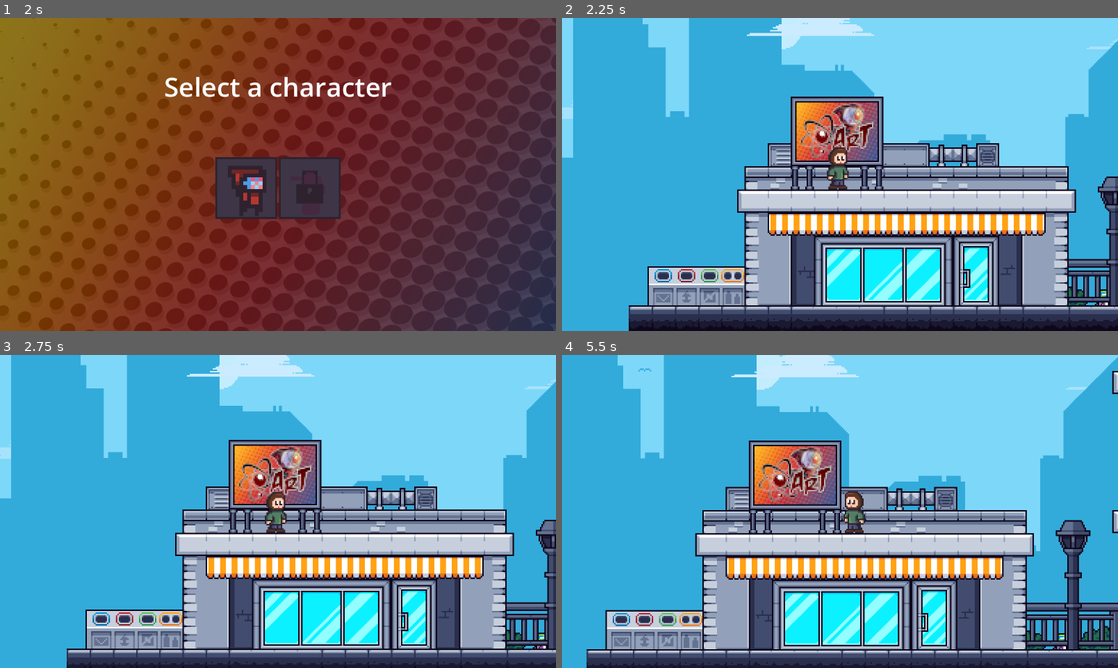
Above: before the commit, frames 1-4 (two rows, left to right).
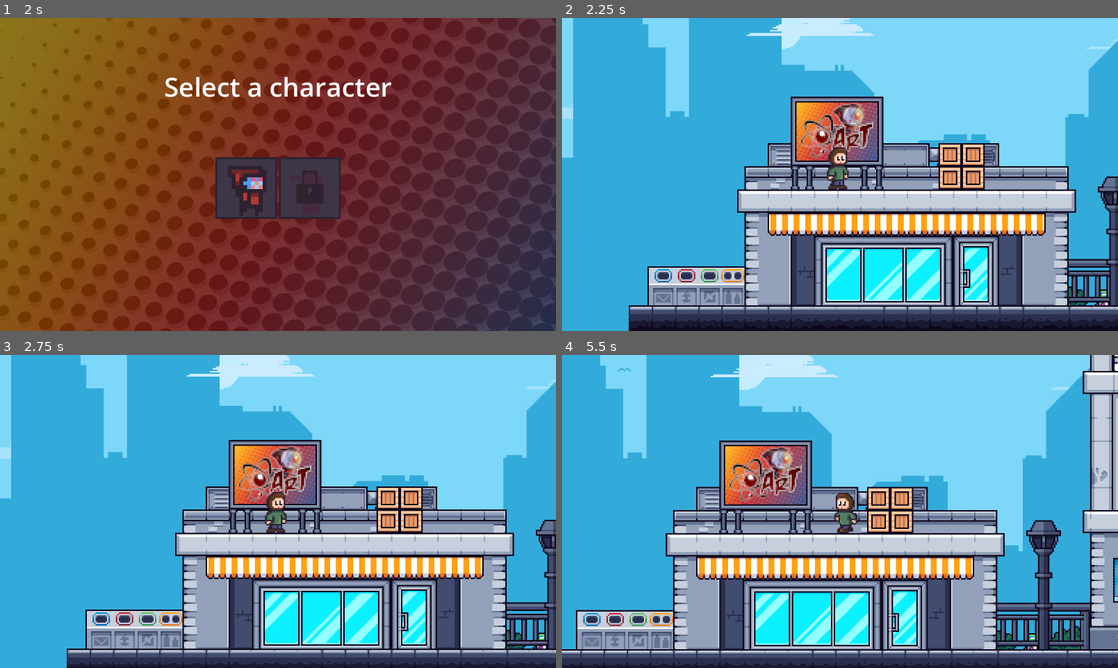
Above: after the commit, the same moments.

Repository: SeveralHerr/AtomicRobot
Game: Godot game, scene res://startscreen.tscn
The game is run twice, just before and just after one commit, with the same random seed, the same clock (stepped at 60 frames per second) and the same inputs.
Inputs (mouse positions are in pixels of both pictures, inside the frame that each line leads up to):
- Up to frame 1 (2 s): tap Enter (ui_accept) at 0.5, 0.77, 1.25, 1.52 s; move the mouse to (400, 158) at 0.52 s; hold F (Attack) 0.53-1.28 s; hold Right (ui_right) from 0.53 s (still down); click (400, 158) at 0.67 s; move the mouse to (166, 190) at 1.27 s; tap F (Attack) at 1.35 s
- Up to frame 2 (2.25 s): release Right (ui_right) at 2 s; click (806, 187) at 2 s
- Up to frame 3 (2.75 s): no input
- Up to frame 4 (5.5 s): move the mouse to (895, 442) at 2.77 s; hold Left (ui_left) 2.78-3.53 s; hold F (Attack) 2.78-3.53 s; move the mouse to (812, 574) at 3.52 s; hold Right (ui_right) 3.53-5.03 s; tap F (Attack) at 3.6, 5.1 s; click (812, 574) at 3.67 s; tap Enter (ui_accept) at 3.77, 4.52, 5.27 s; move the mouse to (1006, 558) at 4.27 s; hold F (Attack) 4.28-5.03 s; move the mouse to (673, 464) at 5.02 s; hold Left (ui_left) from 5.03 s (still down)

Frame 1 is identical in both runs. In frame 2, 1.1% of the frame differs, in the area x 67-77%, y 40-55%; in frame 3, 1.1%; in frame 4, 41%, in the area x 0-100%, y 0-100%.

Commit message:
Added crates

Diff:
--- a/Config.gd
+++ b/Config.gd
@@ -3,3 +3,5 @@
 var cody_unlocked: bool = false
 var cody_selected: bool = false
 var player: Player
+
+signal attack
--- a/Player.gd
+++ b/Player.gd
@@ -2,9 +2,11 @@
 class_name Player
 
 @onready var default_sprite: AnimatedSprite2D = $DefaultSprite
+@onready var area_2d: Area2D = $Area2D
+
 
 const SPEED = 100.0
-const JUMP_VELOCITY = -300.0
+const JUMP_VELOCITY = -600.0
 var state_machine: StateMachine
 
 # Get the gravity from the project settings to be synced with RigidBody nodes.
--- a/game2.tscn
+++ b/game2.tscn
@@ -1,10 +1,11 @@
-[gd_scene load_steps=9 format=4 uid="uid://cpybghw0k54ni"]
+[gd_scene load_steps=10 format=4 uid="uid://cpybghw0k54ni"]
 
 [ext_resource type="TileSet" uid="uid://cdnenrt36tsrv" path="res://Tiles/asset_tiles.tres" id="1_t7arr"]
 [ext_resource type="Texture2D" uid="uid://mkmjflocyl7e" path="res://Tiles/custom_tiles.png" id="2_78e6q"]
 [ext_resource type="PackedScene" uid="uid://csmg52xs05d1e" path="res://player.tscn" id="2_v1ia2"]
 [ext_resource type="PackedScene" uid="uid://n5akfit43i" path="res://scenes/car.tscn" id="3_23fhp"]
 [ext_resource type="PackedScene" uid="uid://bukxpahwrlpsq" path="res://scenes/enemy.tscn" id="3_io0m7"]
+[ext_resource type="PackedScene" uid="uid://bsmabxobj7kwp" path="res://scenes/crate.tscn" id="6_kx8su"]
 
 [sub_resource type="AtlasTexture" id="AtlasTexture_kwxwe"]
 atlas = ExtResource("2_78e6q")
@@ -128,6 +129,7 @@
 
 [node name="Player" parent="." instance=ExtResource("2_v1ia2")]
 position = Vector2(81, 15)
+collision_mask = 3
 
 [node name="Camera2D" type="Camera2D" parent="Player"]
 position = Vector2(2, 8)
@@ -139,6 +141,18 @@
 [node name="Car" parent="." instance=ExtResource("3_23fhp")]
 position = Vector2(1500, 92)
 
+[node name="Crate" parent="." instance=ExtResource("6_kx8su")]
+position = Vector2(159, 19)
+
+[node name="Crate2" parent="." instance=ExtResource("6_kx8su")]
+position = Vector2(175, 19)
+
+[node name="Crate3" parent="." instance=ExtResource("6_kx8su")]
+position = Vector2(159, 3)
+
+[node name="Crate4" parent="." instance=ExtResource("6_kx8su")]
+position = Vector2(175, 3)
+
 [node name="Parallax2D6" type="Parallax2D" parent="."]
 visible = false
 repeat_size = Vector2(440, 0)
--- a/player.tscn
+++ b/player.tscn
@@ -1,14 +1,10 @@
-[gd_scene load_steps=18 format=3 uid="uid://csmg52xs05d1e"]
+[gd_scene load_steps=19 format=3 uid="uid://csmg52xs05d1e"]
 
 [ext_resource type="Script" path="res://Player.gd" id="1_ncv2v"]
 [ext_resource type="Texture2D" uid="uid://btcwsgnp27tx6" path="res://images/Sprite-0001.png" id="1_rc65t"]
 
 [sub_resource type="RectangleShape2D" id="RectangleShape2D_qa0j5"]
 size = Vector2(14, 28)
-
-[sub_resource type="AtlasTexture" id="AtlasTexture_1npsc"]
-atlas = ExtResource("1_rc65t")
-region = Rect2(368, 48, 32, 32)
 
 [sub_resource type="AtlasTexture" id="AtlasTexture_fi2y2"]
 atlas = ExtResource("1_rc65t")
@@ -17,6 +13,10 @@
 [sub_resource type="AtlasTexture" id="AtlasTexture_c4swc"]
 atlas = ExtResource("1_rc65t")
 region = Rect2(336, 48, 32, 32)
+
+[sub_resource type="AtlasTexture" id="AtlasTexture_1npsc"]
+atlas = ExtResource("1_rc65t")
+region = Rect2(368, 48, 32, 32)
 
 [sub_resource type="AtlasTexture" id="AtlasTexture_hfd04"]
 atlas = ExtResource("1_rc65t")
@@ -49,9 +49,6 @@
 [sub_resource type="SpriteFrames" id="SpriteFrames_vt1uo"]
 animations = [{
 "frames": [{
-"duration": 1.3,
-"texture": SubResource("AtlasTexture_1npsc")
-}, {
 "duration": 0.4,
 "texture": SubResource("AtlasTexture_fi2y2")
 }, {
@@ -132,6 +129,9 @@
 "speed": 5.0
 }]
 
+[sub_resource type="CircleShape2D" id="CircleShape2D_sv8s5"]
+radius = 14.0
+
 [node name="Player" type="CharacterBody2D"]
 script = ExtResource("1_ncv2v")
 
@@ -141,7 +141,7 @@
 
 [node name="DefaultSprite" type="AnimatedSprite2D" parent="."]
 sprite_frames = SubResource("SpriteFrames_vt1uo")
-animation = &"Walk"
+animation = &"Attack"
 autoplay = "idle"
 
 [node name="CodySprite" type="AnimatedSprite2D" parent="."]
@@ -150,3 +150,12 @@
 animation = &"idle"
 autoplay = "idle"
 frame_progress = 0.165181
+
+[node name="Area2D" type="Area2D" parent="."]
+collision_layer = 2
+collision_mask = 2
+monitorable = false
+
+[node name="CollisionShape2D" type="CollisionShape2D" parent="Area2D"]
+position = Vector2(6, 0)
+shape = SubResource("CircleShape2D_sv8s5")
--- /dev/null
+++ b/scenes/crate.tscn
@@ -0,0 +1,49 @@
+[gd_scene load_steps=8 format=3 uid="uid://bsmabxobj7kwp"]
+
+[ext_resource type="Script" path="res://scripts/crate.gd" id="1_kpojm"]
+[ext_resource type="Texture2D" uid="uid://mkmjflocyl7e" path="res://Tiles/custom_tiles.png" id="2_lemnb"]
+
+[sub_resource type="AtlasTexture" id="AtlasTexture_vw3tj"]
+atlas = ExtResource("2_lemnb")
+region = Rect2(144, 80, 16, 16)
+
+[sub_resource type="AtlasTexture" id="AtlasTexture_e1sgn"]
+atlas = ExtResource("2_lemnb")
+region = Rect2(160, 64, 16, 16)
+
+[sub_resource type="AtlasTexture" id="AtlasTexture_7ef8a"]
+atlas = ExtResource("2_lemnb")
+region = Rect2(176, 64, 16, 16)
+
+[sub_resource type="AtlasTexture" id="AtlasTexture_6m5t2"]
+atlas = ExtResource("2_lemnb")
+region = Rect2(192, 64, 16, 16)
+
+[sub_resource type="RectangleShape2D" id="RectangleShape2D_c6n0k"]
+size = Vector2(16, 16)
+
+[node name="Crate" type="Node2D"]
+script = ExtResource("1_kpojm")
+
+[node name="NormalCrateSprite" type="Sprite2D" parent="."]
+texture = SubResource("AtlasTexture_vw3tj")
+
+[node name="Crack1Sprite" type="Sprite2D" parent="."]
+visible = false
+texture = SubResource("AtlasTexture_e1sgn")
+
+[node name="Crack2Sprite" type="Sprite2D" parent="."]
+visible = false
+texture = SubResource("AtlasTexture_7ef8a")
+
+[node name="Sprite2D4" type="Sprite2D" parent="."]
+visible = false
+texture = SubResource("AtlasTexture_6m5t2")
+
+[node name="Area2D" type="Area2D" parent="."]
+collision_layer = 2
+collision_mask = 2
+monitoring = false
+
+[node name="CollisionShape2D" type="CollisionShape2D" parent="Area2D"]
+shape = SubResource("RectangleShape2D_c6n0k")
--- /dev/null
+++ b/scripts/crate.gd
@@ -0,0 +1,28 @@
+extends Node2D
+class_name Crate
+
+@onready var normal_crate_sprite: Sprite2D = $NormalCrateSprite
+@onready var crack_1_sprite: Sprite2D = $Crack1Sprite
+@onready var crack_2_sprite: Sprite2D = $Crack2Sprite
+@onready var area_2d: Area2D = $Area2D
+
+var hits: int = 0
+var shaker: Shaker
+
+func _ready() -> void:
+	shaker = Shaker.new(self)
+
+func _process(delta: float) -> void:
+	shaker.process(delta)
+
+
+func receive_hit() -> void:
+	shaker.apply_shake(2)
+	if hits == 0:
+		crack_1_sprite.show()
+	elif hits == 1:
+		crack_2_sprite.show()
+	elif hits == 2:
+		queue_free()
+
+	hits += 1
--- /dev/null
+++ b/scripts/shake.gd
@@ -0,0 +1,40 @@
+extends Node2D
+class_name Shaker
+
+@export var randomStrength: float = 30.0
+@export var shakeFade: float = 10.0
+
+var rng = RandomNumberGenerator.new()
+var shake_strength: float = 0.0
+var obj: Node2D
+var original_position: Vector2
+var is_shaking: bool = false
+var shake_duration: float = 1.0
+var elapsed_time: float = 0.0
+
+func _init(new_obj: Node2D) -> void:
+	obj = new_obj
+	original_position = obj.position
+
+func apply_shake(_randomStrength: float = 1.0, _duration: float = 1.0):
+	shake_strength = _randomStrength
+	shake_duration = _duration
+	elapsed_time = 0.0
+	is_shaking = true
+
+func process(delta: float) -> void:
+	if is_shaking:
+		elapsed_time += delta
+
+		if elapsed_time < shake_duration:
+			# Apply shake effect
+			shake_strength = lerpf(shake_strength, 0, shakeFade * delta)
+			obj.position.x = original_position.x + randomOffset()
+			obj.position.y = original_position.y + randomOffset()
+		else:
+			# Restore the original position and stop shaking
+			obj.position = original_position
+			is_shaking = false
+
+func randomOffset() -> float:
+	return rng.randf_range(-shake_strength, shake_strength)
--- a/scripts/states/attack_state.gd
+++ b/scripts/states/attack_state.gd
@@ -4,10 +4,21 @@
 func enter_state(player: Player) -> void:
 	player.default_sprite.play("Attack")
 	_handle_offset(player, 1)
+
+	player.area_2d.monitoring = true
 	player.default_sprite.animation_finished.connect(_on_animation_finished)
+
+	await player.get_tree().create_timer(0.1).timeout
+	var areas = Config.player.area_2d.get_overlapping_areas()
+	for area in areas:
+		var parent = area.get_parent()
+		if parent is Crate:
+			parent.receive_hit()
 
 func exit_state(player: Player) -> void:
 	_handle_offset(player, -1)
+
+	player.area_2d.monitoring = false
 	player.default_sprite.animation_finished.disconnect(_on_animation_finished)
 
 func _on_animation_finished() -> void:
Binary file changed: Tiles/custom_tiles.png
Not shown, added: scenes/craE967.tmp
